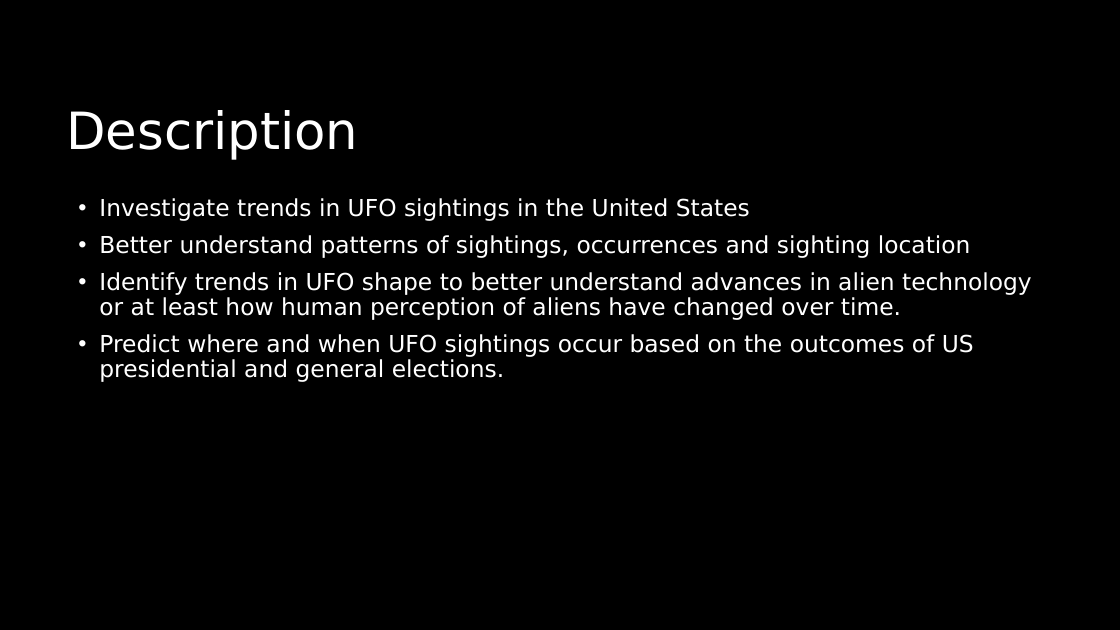
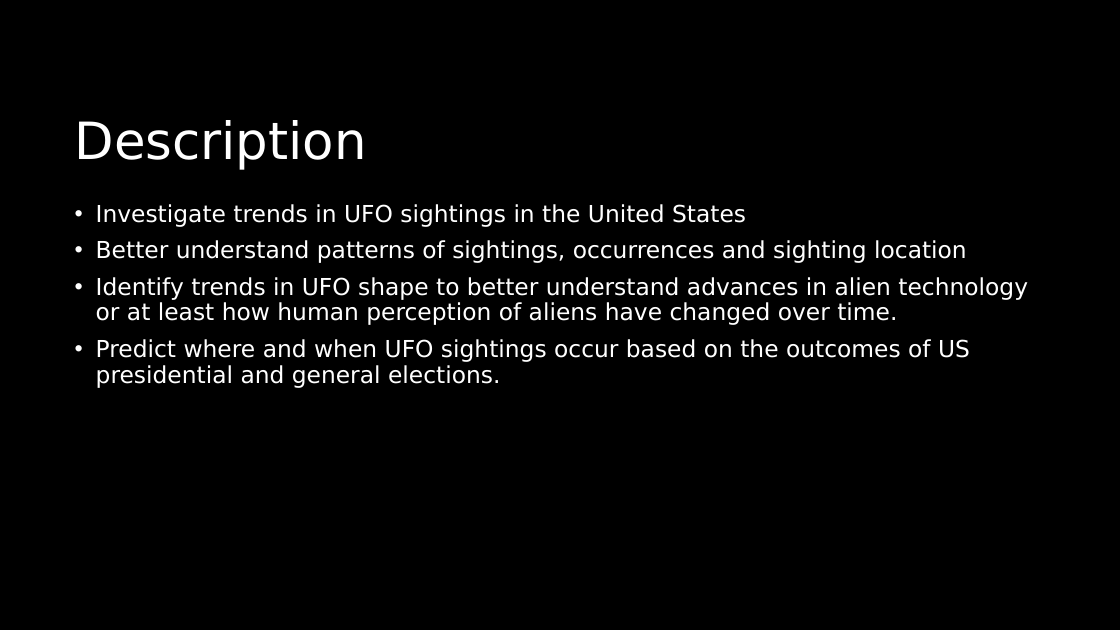
Before and after one commit to KWolley/CSPB4502_DreamTeam, a slide deck: slide 2 of UFO_presidentalElections.pptx. Drawn at 1120x630 pixels with LibreOffice and Linux fonts; fonts in the diff are those of the drawing. Boxes give left, top, right and bottom in pixels: in the first picture for what was removed or moved away, otherwise in the second. Text is boxed around its words. In the diff, an @@ line names an element or a change of style, - is before the commit and + after.

```diff
--- a/UFO_presidentalElections.pptx
+++ b/UFO_presidentalElections.pptx
@@ title "Description": place and size @@
-title "Description" at bbox=[66, 110, 358, 160]
+title "Description" at bbox=[75, 120, 367, 170]
@@ text "Investigate trends in UFO sightings ...": place and size @@
-text "Investigate trends in UFO sightings ..." at bbox=[99, 198, 1032, 382]
+text "Investigate trends in UFO sightings ..." at bbox=[96, 204, 1028, 388]
```
Also in this commit, not shown: 6 other slides changed.
